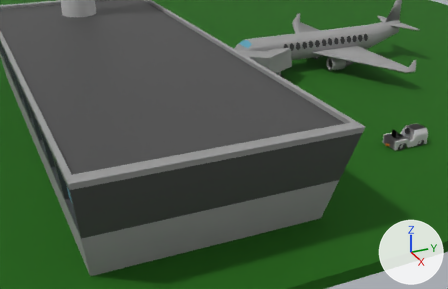
An edit to the Blender file scene.blend, drawn before and after from the same camera.
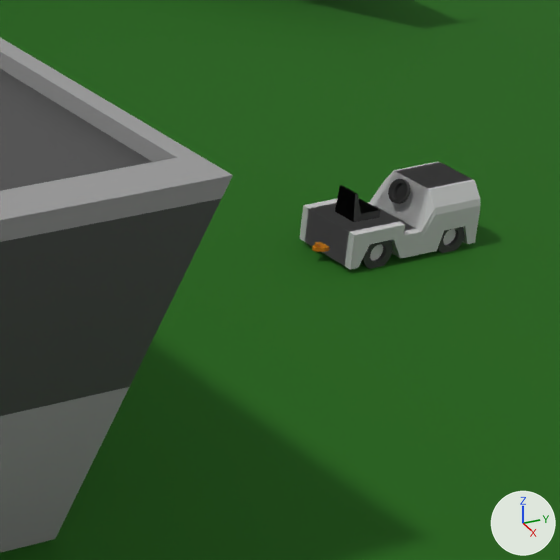
Each version is shown from a 50 mm camera at (19.17, 6.23, 2.85) aimed at (13.77, 8.66, 0.15), then close up on the part from 69% to 100% of the width and 29% to 77% of the height. Every picture has the same lights, and +X, +Y and +Z are marked at lower right.

The first close-up shows 'AirportTerminal', 'BaggageTractor', 'Ground'.
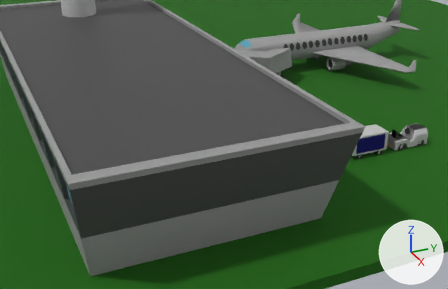
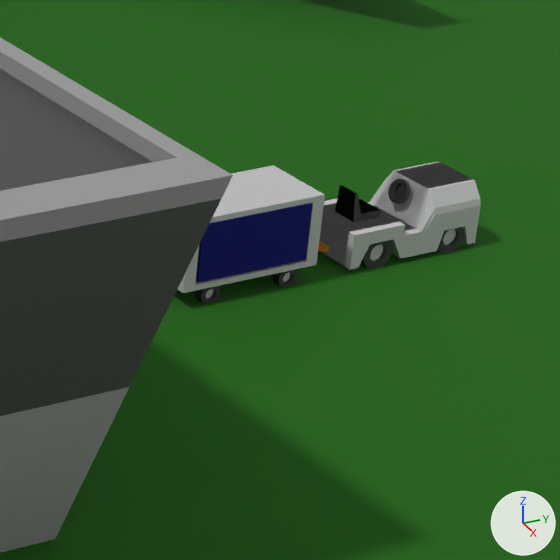
Commit message: Baggage cart

What differs and where, as boxes (x1, y1, x2, y2) in the close-ups (560 x 560 px):
'BaggageCart', added
    after: (178, 165, 325, 304)
    faces in mat_bluecurtain (dark blue #00026e): (196, 203, 312, 283)
    faces in mat_controltower (light grey #c3c3c3): (178, 165, 325, 298)
    faces in mat_jetwalkwheel (black #303030): (195, 244, 298, 304)

What the commit changed:
Material 'BlueCurtain' (mat_bluecurtain) is new.
Its base color is (0.0, 0.000499, 0.155) (dark blue #00026e).
Its roughness is 1.0.
Mesh me_cube_009 is new.
It has 596 vertices, 496 faces and spans x -1.7..1.67, y -3.08..1.98, z -2.96..2.07.
Faces by material slot: [24, 258, 85, 129].
It uses material mat_controltower (light grey #c3c3c3).
It uses material mat_jetwalkwheel (black #303030).
It uses material mat_hitchpin (orange #c6770f).
It uses material mat_bluecurtain (dark blue #00026e).
Object 'BaggageCart' (ob_baggagecart) is new; it shows me_cube_009.
Its location is (14.376, 9.969, 0.155).
Its scale is (-0.0652, -0.109, -0.0512).
